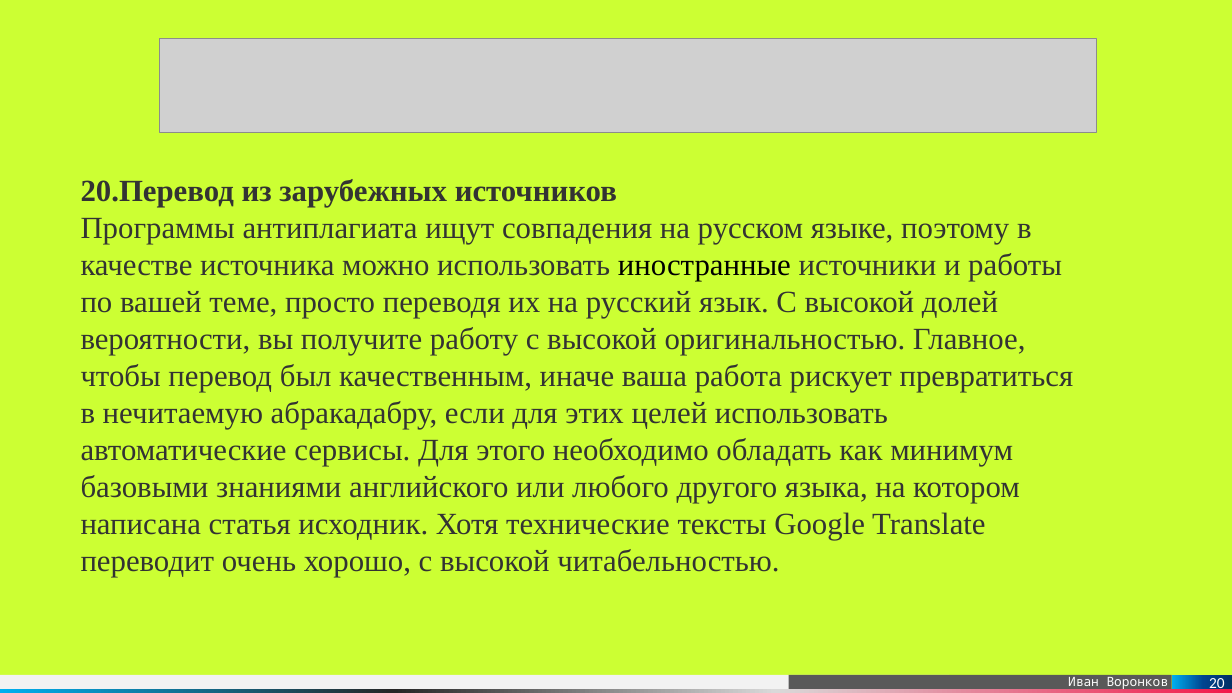
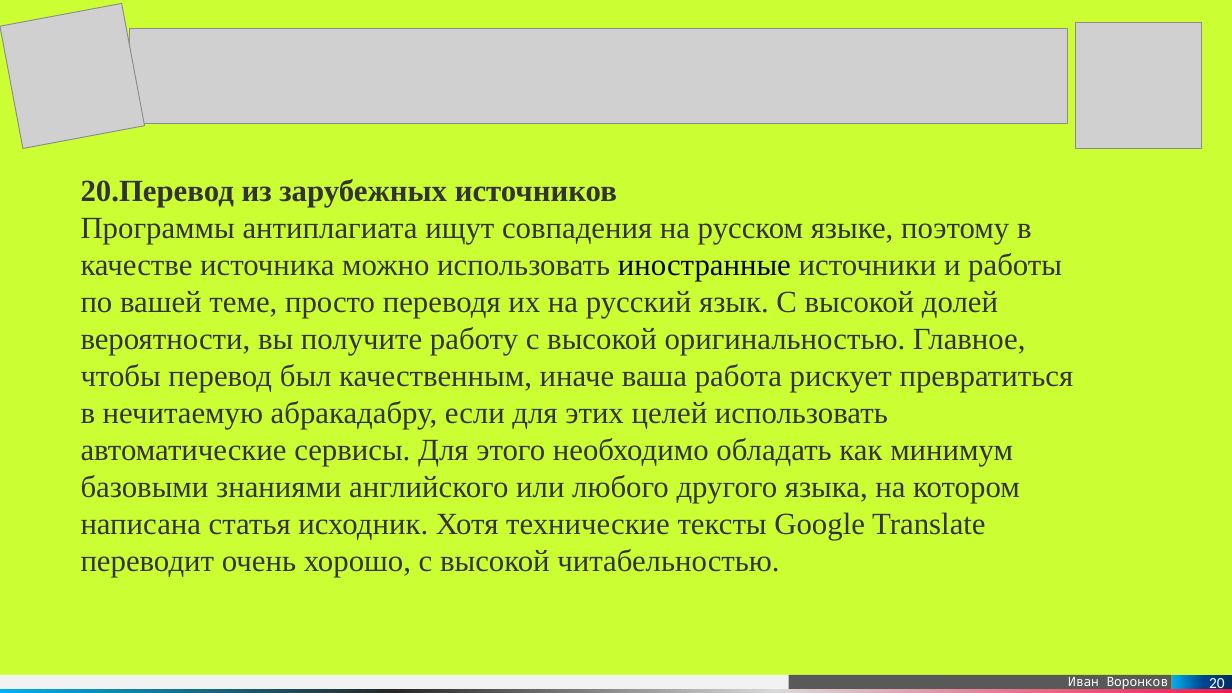
Before and after one commit to NurzhanKalniyazov/anti, a slide deck: slide 20 of Антиплагиат.pptx. Drawn at 1232x693 pixels with LibreOffice and Linux fonts; fonts in the diff are those of the drawing; grey boxes stand for pictures. Boxes give left, top, right and bottom in pixels: in the first picture for what was removed or moved away, otherwise in the second. Text is boxed around its words. In the diff, an @@ line names an element or a change of style, - is before the commit and + after.

```diff
--- a/Антиплагиат.pptx
+++ b/Антиплагиат.pptx
@@ picture added at [0,4,144,149] @@
@@ picture: place and size @@
-picture at [159,38,1097,133]
+picture at [130,29,1068,124]
@@ picture added at [1076,22,1202,149] @@
```
Also in this commit, not shown: 16 other slides changed, 5 other files.
